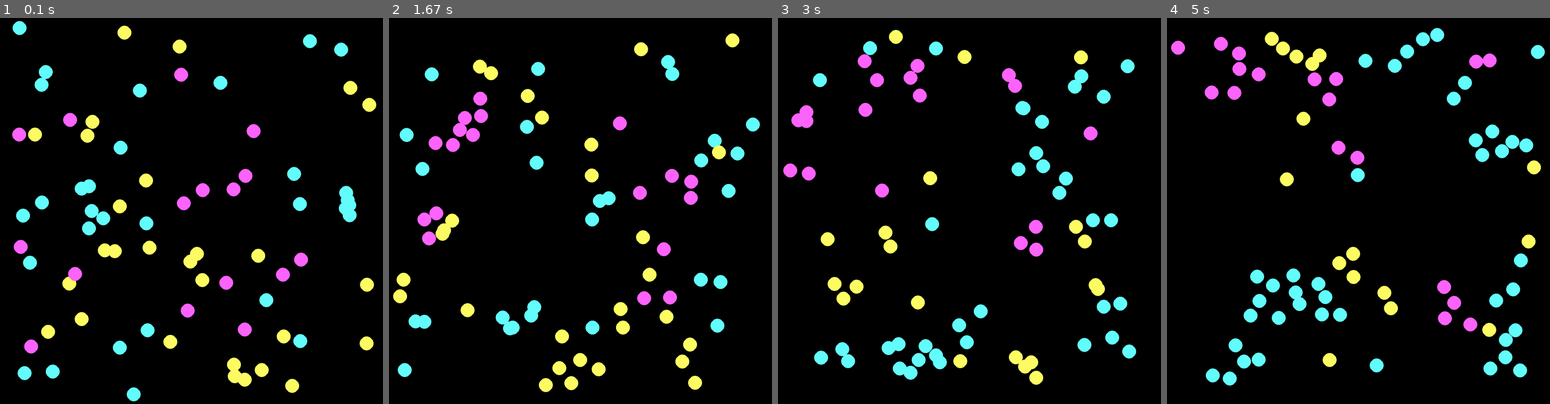
Above: before the commit, frames 1-4 (left to right).
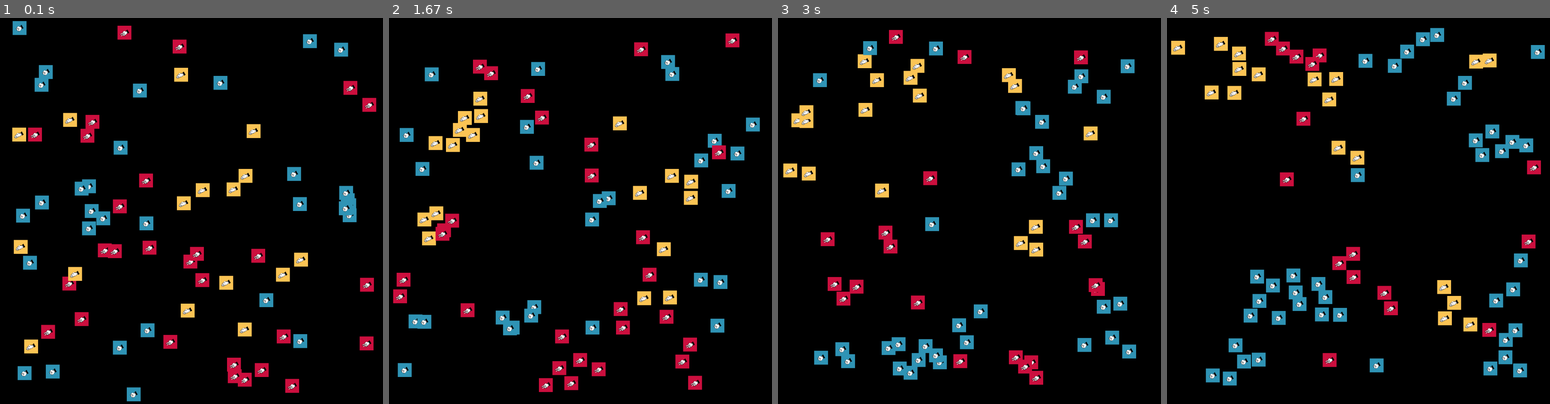
Above: after the commit, the same moments.

Repository: SamuelTull/PyGame
Game: pygame game, started from RockPaperScissors/RPS.py
Same seed, same stepped clock (60 frames per second), same inputs: the game is played once before the commit and once after it.
Inputs:
- Up to frame 1 (0.1 s): no input
- Up to frame 2 (1.67 s): hold Q 0.33-0.8 s
- Up to frame 3 (3 s): no input
- Up to frame 4 (5 s): no input

The runs differ from the first frame. In frame 1, 9.7% of the frame differs, in the area x 3-99%, y 0-100%; in frame 2, 9.7%; in frame 3, 9.6%; in frame 4, 10%, in the area x 1-99%, y 2-96%.

Commit message:
old code dump

Diff:
--- a/RockPaperScissors/RPS.py
+++ b/RockPaperScissors/RPS.py
@@ -1,6 +1,7 @@
 import pygame, sys
 import numpy as np
 from math import pi, sin, cos, sqrt
+
 
 args = {
     "N": 3,
@@ -12,37 +13,13 @@
     "r": 18,
     "perception": 50,
     "N_grids": 3,
+    "draw": "image",
 }
-
-
-width = args["width"]
-height = args["height"]
-N_players = args["N_players"]
-N = args["N"]
-
-types = np.arange(N)
-targets, enemies, colours = {}, {}, {}
-for i in types:
-    colours[i] = 255 * np.array(
-        [sin(pi * i / N), 0.5 * sin((i / N + 1) * pi / 2), 0.5 * sin(i / N + 1)]
-    )
-    targets[i] = (i + 1) % N
-    enemies[i] = (i - 1) % N
-if N == 3:
-    colours = {0: [100, 255, 255], 1: [255, 100, 255], 2: [255, 255, 100]}
-if N == 5:
-    colours = {
-        0: [100, 255, 255],
-        1: [255, 100, 255],
-        2: [255, 255, 100],
-        3: [100, 100, 100],
-        4: [255, 255, 255],
-    }
 
 
 class player:
     def __init__(self):
-        self.position = width * np.random.rand(2)
+        self.position = args["width"] * np.random.rand(2)
         self.velocity = np.random.normal(0, 1, 2)
         self.acceleration = np.zeros(2)
         self.type = np.random.choice(types)
@@ -50,12 +27,16 @@
         self.maxForce = args["maxForce"]
         self.r = args["r"]
         self.perception = args["perception"]
+        self.draw = self.drawCircle if args["draw"] == "circle" else self.drawImage
 
     def update_random(self):
         a = 2 * pi * np.random.rand()
         self.position += self.maxSpeed * np.array((sin(a), cos(a)))
 
-    def draw(self, screen):
+    def drawImage(self, screen):
+        screen.blit(images[self.type], self.position - self.r)
+
+    def drawCircle(self, screen):
         pygame.draw.circle(screen, colours[self.type], self.position, self.r)
 
     def distance(self, v):
@@ -105,9 +86,9 @@
         desired = np.zeros(2)
         for wall in [
             np.array((0, self.position[1])),
-            np.array((width, self.position[1])),
+            np.array((args["width"], self.position[1])),
             np.array((self.position[0], 0)),
-            np.array((self.position[0], height)),
+            np.array((self.position[0], args["height"])),
         ]:
             if self.canSee(wall):
                 diff = self.position - wall
@@ -124,14 +105,14 @@
         self.acceleration = setMag(self.acceleration, self.maxForce)
 
     def screenLoop(self):
-        if self.position[0] > width:
+        if self.position[0] > args["width"]:
             self.position[0] = 0 + 1e-1
         elif self.position[0] < 0:
-            self.position[0] = width - 1e-1
-        if self.position[1] > height:
+            self.position[0] = args["width"] - 1e-1
+        if self.position[1] > args["height"]:
             self.position[1] = 0 + 1e-1
         elif self.position[1] < 0:
-            self.position[1] = height - 1e-1
+            self.position[1] = args["height"] - 1e-1
 
     def update(self):
         self.velocity += self.acceleration
@@ -196,20 +177,35 @@
         if event.type == pygame.QUIT:
             pygame.quit()
             sys.exit()
-
-
-def main():
+        if event.type == pygame.KEYDOWN:
+            if event.key == pygame.K_q:
+                print("enter")
+                return True
+    return False
+
+
+if __name__ == "__main__":
     pygame.init()
     clock = pygame.time.Clock()
-    screen = pygame.display.set_mode((width, height))
-    players = np.array([player() for _ in range(N_players)])
-    i = 0
+    screen = pygame.display.set_mode((args["width"], args["height"]))
+    colours = {0: [100, 255, 255], 1: [255, 100, 255], 2: [255, 255, 100]}
+    images = {}
+    for i, picture in enumerate(
+        [
+            pygame.image.load("rock.png").convert(),
+            pygame.image.load("paper.png").convert(),
+            pygame.image.load("scissors.png").convert(),
+        ]
+    ):
+        images[i] = pygame.transform.scale(picture, (2 * args["r"], 2 * args["r"]))
+    types = np.arange(args["N"])
+    targets, enemies = {}, {}
+    for i in types:
+        targets[i] = (i + 1) % args["N"]
+        enemies[i] = (i - 1) % args["N"]
+    players = np.array([player() for _ in range(args["N_players"])])
     while True:
-        i += 1
-        if i == 1000:
-            continue
-        update(players)
-        draw(screen, players)
-
-
-main()
+        reset = False
+        while not reset:
+            update(players)
+            reset = draw(screen, players)
--- /dev/null
+++ b/ray_tracing/helper.py
@@ -0,0 +1,187 @@
+import pygame
+import random
+import sys
+import math
+class Wall():
+    def __init__(self,x1,y1,x2,y2):
+        self.a = (x1,y1)
+        self.b = (x2,y2)
+
+    def show(self,screen):
+        pygame.draw.line(screen,(255,100,100),self.a,self.b,5)
+
+class Ray():
+    def __init__(self,x1,y1,x2,y2,Walls):
+        self.a = (x1,y1)
+        self.b = (x2,y2)
+        self.colour = (255,200,200)
+        for wall in Walls:
+            self.cast(wall)
+
+    def cast(self,wall):
+        # intersectimg ?
+        # if yes find intersection point
+        # if point makes line shorter make it shorter
+        (x1,y1) = self.a
+        (x2,y2) = self.b
+        (x3,y3) = wall.a
+        (x4,y4) = wall.b
+        t = ((x1-x3)*(y3-y4)-(y1-y3)*(x3-x4))/((x1-x2)*(y3-y4)-(y1-y2)*(x3-x4)+1e-10)
+        u = ((x1-x3)*(y1-y2)-(y1-y3)*(x1-x2))/((x1-x2)*(y3-y4)-(y1-y2)*(x3-x4)+1e-10)
+        if 0<=t<=1 and 0<=u<=1:
+            self.b = (x1+t*(x2-x1),y1+t*(y2-y1))
+
+    def castPlayerCheat(self,x,y,r):
+        (x1,y1) = self.a
+        (x2,y2) = self.b
+        (x3,y3) = (x-r,y)
+        (x4,y4) = (x+r,y)
+        t = ((x1-x3)*(y3-y4)-(y1-y3)*(x3-x4))/((x1-x2)*(y3-y4)-(y1-y2)*(x3-x4)+1e-10)
+        u = ((x1-x3)*(y1-y2)-(y1-y3)*(x1-x2))/((x1-x2)*(y3-y4)-(y1-y2)*(x3-x4)+1e-10)
+        if 0<=t<=1 and 0<=u<=1:
+            return True
+        (x3,y3) = (x,y-r)
+        (x4,y4) = (x,y+r)
+        t = ((x1-x3)*(y3-y4)-(y1-y3)*(x3-x4))/((x1-x2)*(y3-y4)-(y1-y2)*(x3-x4)+1e-10)
+        u = ((x1-x3)*(y1-y2)-(y1-y3)*(x1-x2))/((x1-x2)*(y3-y4)-(y1-y2)*(x3-x4)+1e-10)
+        if 0<=t<=1 and 0<=u<=1:
+            return True
+        return False
+
+    def castPlayer(self,x,y,r):
+        (x1,y1) = self.a
+        (x2,y2) = self.b
+        A = (x2 - x1) * (x2 - x1) + (y2 - y1) * (y2 - y1)
+        B = -2 * x * (x2 - x1) -2 * y * (y2 - y1)
+        C = x * x + y * y + r * r
+        if B * B - 4 * A * C > 0:
+            t = -B + math.sqrt ( B * B - 4 * A * C)
+            t /= 2*A
+            if 0 <= t <= 1:
+                self.colour = (255,0,0)
+                return True
+        return False
+
+
+    def show(self,screen):
+        pygame.draw.line(screen,self.colour,self.a,self.b,10)
+
+class Light():
+    def __init__(self,x=500,y=500,xv=0,yv=0):
+        self.x = x
+        self.y = y
+        self.xv = xv
+        self.yv = yv
+        self.xa = 0
+        self.ya = 0
+        self.r = 10
+
+    def applyForce(self,i,j):
+        self.xa += i
+        self.ya += j
+
+    def move(self):
+        self.x += self.xv
+        self.y += self.yv
+        self.xv += self.xa
+        self.yv += self.ya
+        self.xa = 0
+        self.ya = 0
+        if self.reset():
+            self.x = 500
+            self.y = 500
+
+    def reset(self):
+        if self.x > 2000 or self.x < -1000:
+            return True
+        if self.y > 2000 or self.y < -1000:
+            return True
+        return False
+
+    def show(self,screen):
+        pygame.draw.circle(screen,(100,255,100),(self.x,self.y),self.r)
+
+
+def draw(screen,Rays=[],Boundaries=[],Items=[]):
+    screen.fill(0)
+    for ray in Rays:
+        ray.show(screen)
+    for boundary in Boundaries:
+        boundary.show(screen)
+    for item in Items:
+        item.show(screen)
+    pygame.display.update()
+    for event in pygame.event.get():
+        if event.type == pygame.QUIT:
+            pygame.quit()
+            sys.exit()
+
+def printPositionToLog():
+    for event in pygame.event.get():
+        if event.type == pygame.KEYDOWN:
+            if event.key == pygame.K_SPACE:
+                (x,y) = pygame.mouse.get_pos()
+                print(x,y)
+
+def randomWalls(screen_width,screen_height):
+    Walls=[]
+    for i in range (2):
+        for j in range(2):
+            x1 = random.random() * ((i+1) * screen_width/2 - i * screen_width/2) + (i * screen_width/2)
+            x2 = random.random() * ((i+1) * screen_width/2 - i * screen_width/2) + (i * screen_width/2)
+            y1 = random.random() * ((j+1) * screen_height/2 - j * screen_height/2) + (j * screen_height/2)
+            y2 = random.random() * ((j+1) * screen_height/2 - j * screen_height/2) + (j * screen_height/2)
+            Walls.append(Wall(x1,y1,x2,y2))
+    return Walls
+
+def randomTriangles(screen_width,screen_height):
+    Walls=[]
+    for i in range (2):
+        for j in range(2):
+            x1 = random.random() * ((i+1) * screen_width/2 - i * screen_width/2) + (i * screen_width/2)
+            x2 = random.random() * ((i+1) * screen_width/2 - i * screen_width/2) + (i * screen_width/2)
+            x3 = random.random() * ((i+1) * screen_width/2 - i * screen_width/2) + (i * screen_width/2)
+            y1 = random.random() * ((j+1) * screen_height/2 - j * screen_height/2) + (j * screen_height/2)
+            y2 = random.random() * ((j+1) * screen_height/2 - j * screen_height/2) + (j * screen_height/2)
+            y3 = random.random() * ((j+1) * screen_height/2 - j * screen_height/2) + (j * screen_height/2)
+            Walls.append(Wall(x1,y1,x2,y2))
+            Walls.append(Wall(x2,y2,x3,y3))
+            Walls.append(Wall(x3,y3,x1,y1))
+    return Walls
+
+def fromPoints(screen_width,screen_height):
+    Walls=[]
+    with open('Python/Pygame/ray_tracing/points.txt') as f:
+        lines=f.readlines()
+    points=[]
+    for line in lines:
+        points.append([int(x) for x in line.split()])
+    for i in range(len(points)-1):
+        Walls.append(Wall(points[i][0],points[i][1],points[i+1][0],points[i+1][1]))
+    return Walls
+
+
+def fromPointsMirror(screen_width,screen_height):
+    Walls=[]
+    with open('Python/Pygame/ray_tracing/points.txt') as f:
+        lines=f.readlines()
+    points=[]
+    for line in lines:
+        points.append([int(x) for x in line.split()])
+    for i in range(len(points)-1):
+        Walls.append(Wall(points[i][0],points[i][1],points[i+1][0],points[i+1][1]))
+    for j in range(len(points)-1):
+        i=len(points)-j-1
+        Walls.append(Wall(screen_width-points[i][0],points[i][1],screen_width-points[i-1][0],points[i-1][1]))
+    return Walls
+
+"""
+heart:
+500 350
+450 225
+325 125
+150 150
+50 350
+100 550
+500 900
+"""
--- /dev/null
+++ b/ray_tracing/ray_tracing_basic.py
@@ -0,0 +1,27 @@
+import pygame
+import math
+from helper import Ray,draw
+from helper import randomWalls,randomTriangles,fromPoints,fromPointsMirror,printPositionToLog
+
+screen_width = 1000
+screen_height = 1000
+
+pygame.init()
+clock = pygame.time.Clock()
+screen = pygame.display.set_mode((screen_width, screen_height))
+
+N_rays=3000
+#Walls = fromPointsMirror(screen_width,screen_height)
+Walls = randomWalls(screen_width,screen_height)
+while True:
+    (x,y) = pygame.mouse.get_pos()
+    x = min(screen_width,max(0,x))
+    y = min(screen_height,max(0,y))
+    Rays = []
+    for i in range(N_rays):
+        angle = i * 2 * math.pi/N_rays
+        x1 = x + 1420 * math.cos(angle)
+        y1 = y + 1420 * math.sin(angle)
+        Rays.append(Ray(x,y,x1,y1,Walls))
+    #printPositionToLog()
+    draw(screen,Rays,Walls)
--- /dev/null
+++ b/ray_tracing/ray_tracing_moving_source.py
@@ -0,0 +1,41 @@
+import pygame
+import math
+from helper import Ray,draw,Light,Wall
+from helper import randomWalls,randomTriangles,fromPoints,fromPointsMirror,printPositionToLog
+
+screen_width = 1000
+screen_height = 1000
+
+pygame.init()
+clock = pygame.time.Clock()
+screen = pygame.display.set_mode((screen_width, screen_height))
+
+N_rays=800
+mouse_r = 10
+Walls = randomWalls(screen_width,screen_height)
+light = Light(xv=1,yv=1)
+found = False
+Walls += [Wall(300,0,300,1000)]
+while not found:
+    (i,j) = pygame.mouse.get_pos()
+    light.move()
+    (x,y) = ( light.x , light.y )
+    mouse_angle = math.atan2( (j - y) , (i - x)) % math.tau
+    wall = Wall(i-mouse_r,j,i+mouse_r,j)
+    wall2 = Wall(i,j-mouse_r,i,j+mouse_r)
+    Rays = []
+    for a in range(N_rays):
+        angle = a * math.tau / N_rays
+        x1 = x + 1440 * math.cos(angle)
+        y1 = y + 1440 * math.sin(angle)
+        ray = Ray(x,y,x1,y1,Walls)
+        if mouse_angle - 0.01 < angle < mouse_angle  + 0.01 or angle<0.03 or angle>math.tau-0.01:
+            if ray.castPlayerCheat(i,j,mouse_r):
+                ray.colour = (255,0,0)
+                found = True
+        Rays.append(ray)
+    draw(screen,Rays,Walls+[wall,wall2],[light])
+
+print("found")
+while True:
+    draw(screen,Rays,Walls,[light])
Binary file added: RockPaperScissors/paper.png
Binary file added: RockPaperScissors/rock.png
Binary file added: RockPaperScissors/scissors.png
